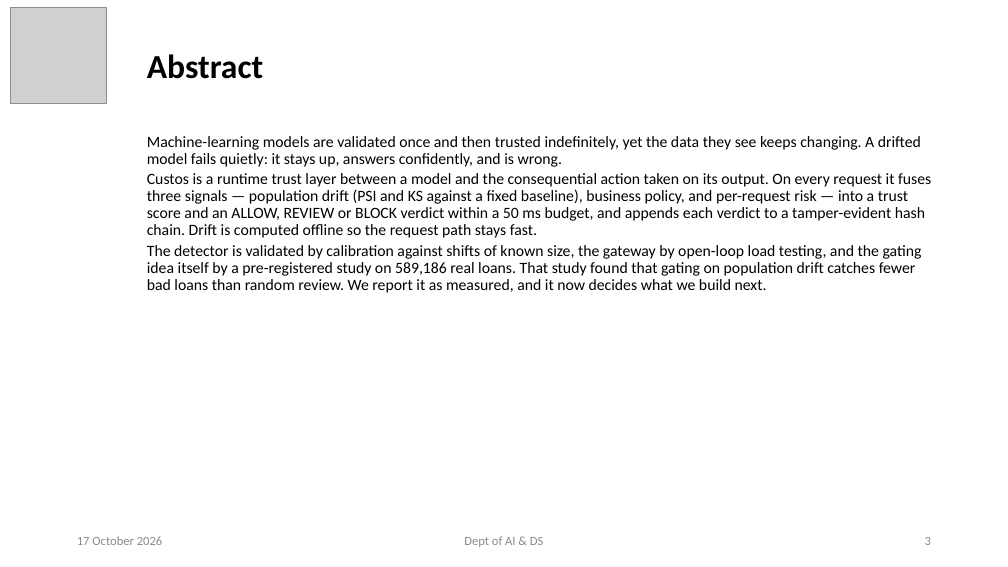
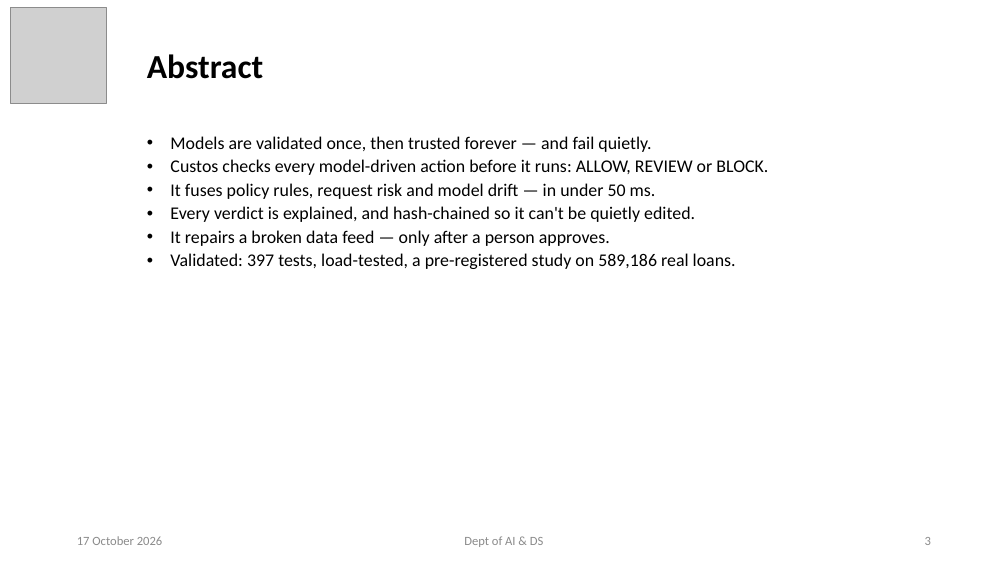
Before and after one commit to ayushpandey0201/custos, a slide deck: slide 3 of docs/presentations/Custos_Phase2_Review2.pptx. Drawn at 1008x567 pixels with LibreOffice and Linux fonts; fonts in the diff are those of the drawing; grey boxes stand for pictures. Boxes give left, top, right and bottom in pixels: in the first picture for what was removed or moved away, otherwise in the second. Text is boxed around its words. In the diff, an @@ line names an element or a change of style, - is before the commit and + after.

```diff
--- a/docs/presentations/Custos_Phase2_Review2.pptx
+++ b/docs/presentations/Custos_Phase2_Review2.pptx
@@ subtitle at <box>170,136,768,269</box>: text changed; size 15 to 17 pt @@
-Machine-learning models are validated once and then trusted indefinitely, yet the data they see keeps changing. A drifted model fails quietly: it stays up, answers confidently, and is wrong.
-Custos is a runtime trust layer between a model and the consequential action taken on its output. On every request it fuses three signals — population drift (PSI and KS against a fixed baseline), business policy, and per-request risk — into a trust score and an ALLOW, REVIEW or BLOCK verdict within a 50 ms budget, and appends each verdict to a tamper-evident hash chain. Drift is computed offline so the request path stays fast.
-The detector is validated by calibration against shifts of known size, the gateway by open-loop load testing, and the gating idea itself by a pre-registered study on 589,186 real loans. That study found that gating on population drift catches fewer bad loans than random review. We report it as measured, and it now decides what we build next.
+• Models are validated once, then trusted forever — and fail quietly.
+• Custos checks every model-driven action before it runs: ALLOW, REVIEW or BLOCK.
+• It fuses policy rules, request risk and model drift — in under 50 ms.
+• Every verdict is explained, and hash-chained so it can't be quietly edited.
+• It repairs a broken data feed — only after a person approves.
+• Validated: 397 tests, load-tested, a pre-registered study on 589,186 real loans.
```
Also in this commit, not shown: 13 other slides changed, 1 slide added, 11 slides removed, 8 other files.
